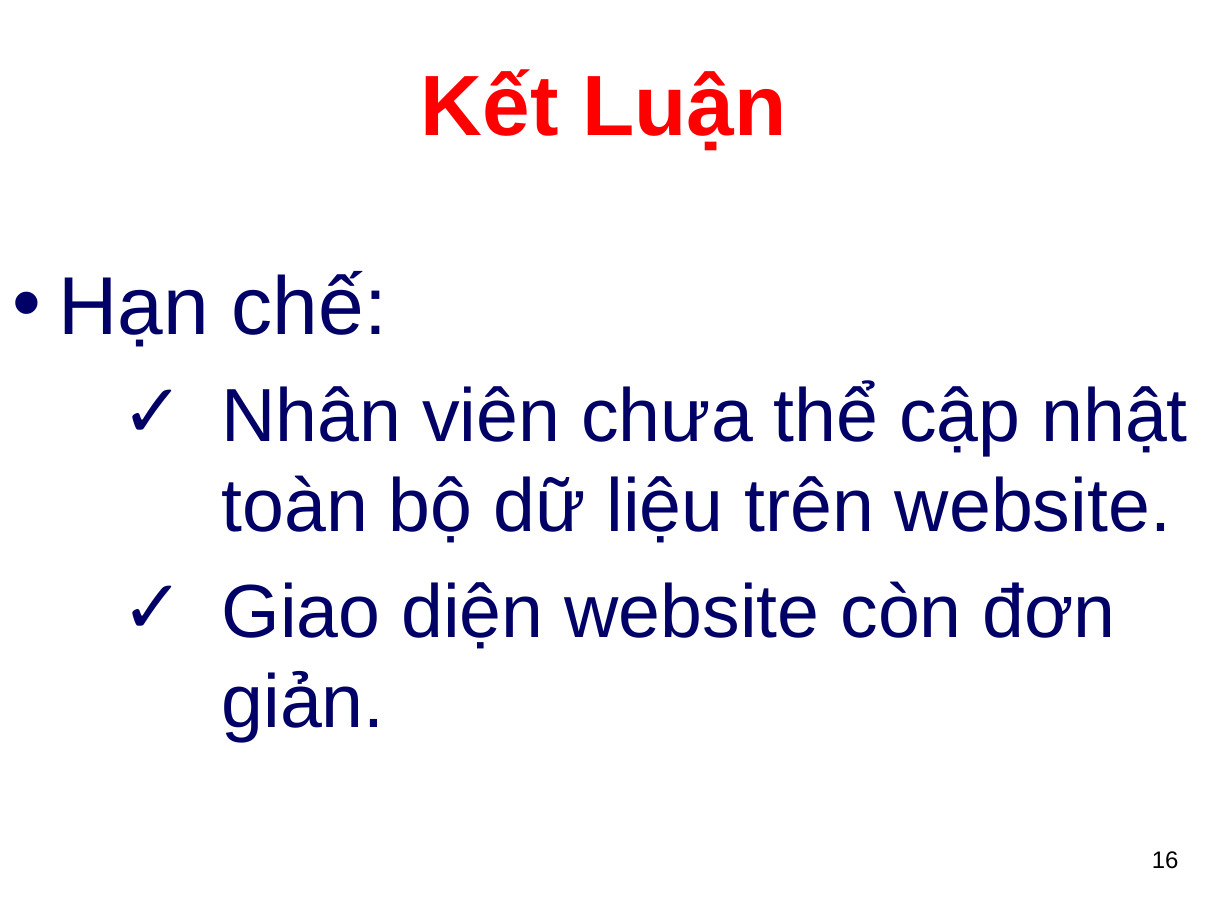
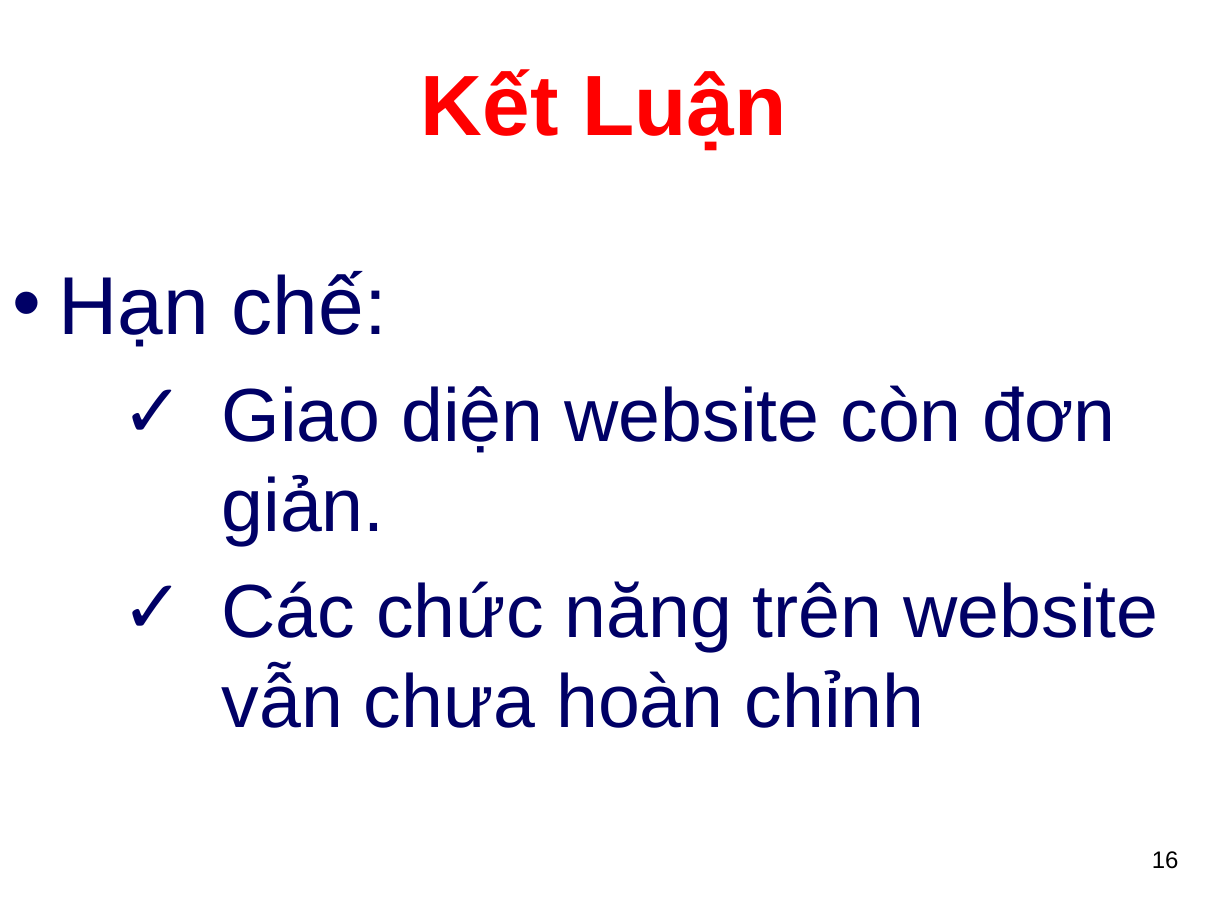
Before and after one commit to HuynhLongHo/LuanVan, a slide deck: slide 16 of Slide Bao Cao.pptx. Drawn at 1232x924 pixels with LibreOffice and Linux fonts; fonts in the diff are those of the drawing; background and template pictures are left out. Boxes give left, top, right and bottom in pixels: in the first picture for what was removed or moved away, otherwise in the second. Text is boxed around its words. In the diff, an @@ line names an element or a change of style, - is before the commit and + after.

```diff
--- a/Slide Bao Cao.pptx
+++ b/Slide Bao Cao.pptx
@@ text at [222,381,1187,543]: paragraph removed @@
-  ✓ Nhân viên chưa thể cập nhật toàn bộ dữ liệu trên website.
@@ text at [222,581,1158,728]: paragraph added @@
+  ✓ Các chức năng trên website vẫn chưa hoàn chỉnh
```
Also in this commit, not shown: 4 other slides changed, 6 other files.
